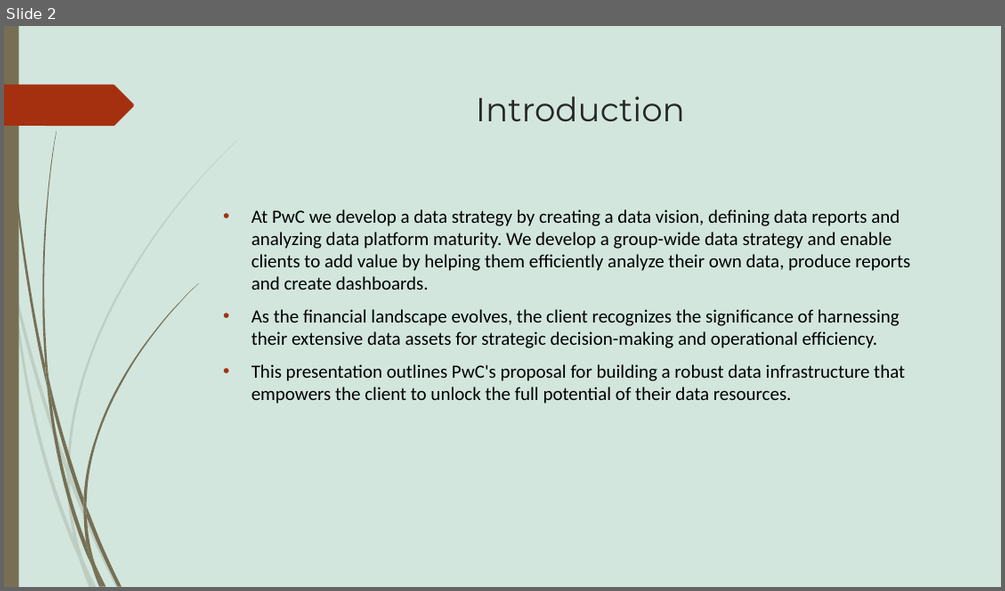
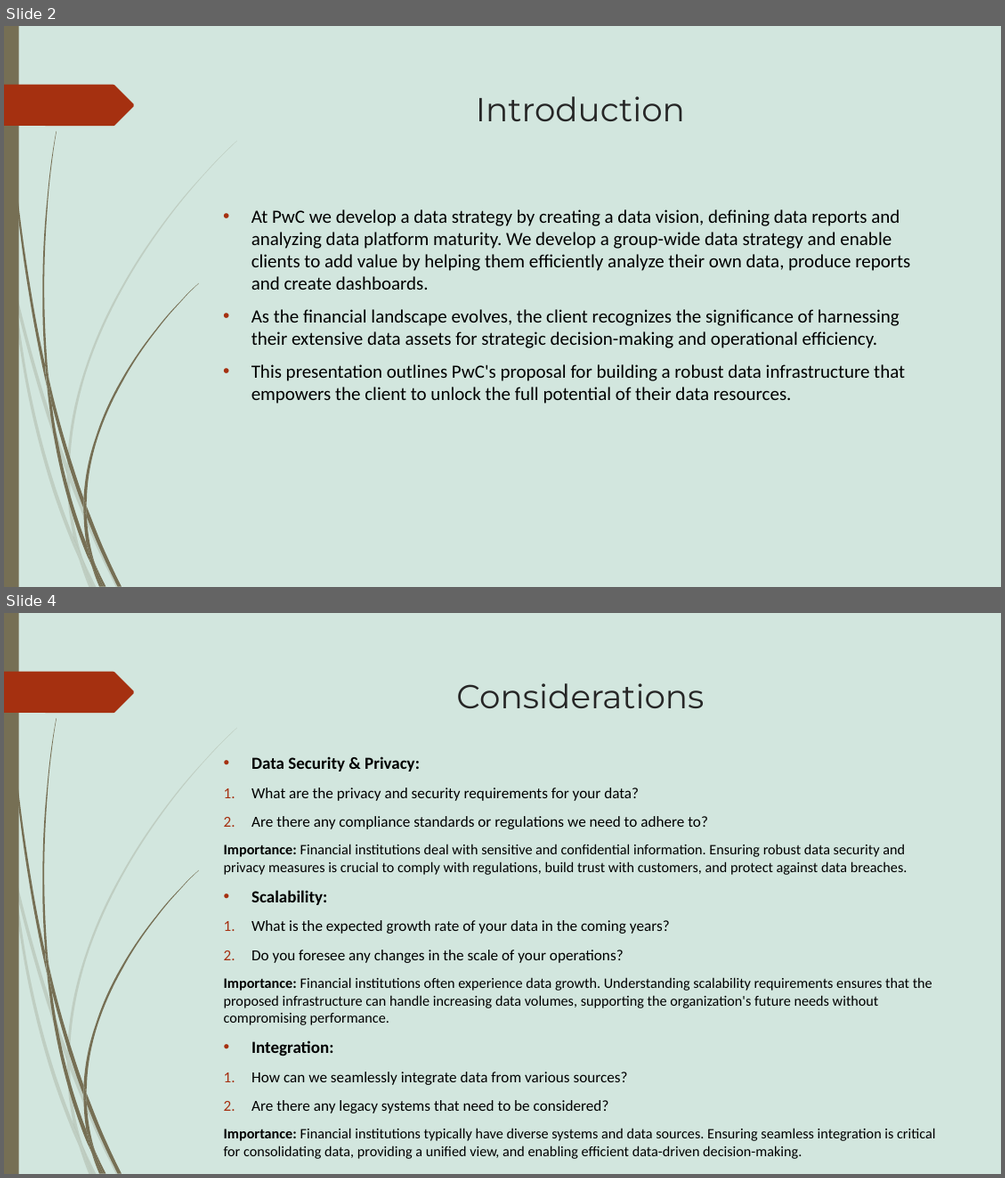
Before and after one commit to Akshay-Paunikar/Forage_Virtual_Internship_Program, a slide deck: PWC - Digital Intelligence/Task 4 - Data Analytics Strategy/Task_4_Data_Analytics_Strategy.pptx. Shown one above the other, each under a label of ours: slide 2 before the commit, slides 2 and 4 after it; the slides between them are not shown. The pictures are 1005x591 and 1005x1178 pixels, drawn with LibreOffice and Linux fonts; fonts in the diff are those of the drawing. Boxes give left, top, right and bottom in pixels: in the first picture for what was removed or moved away, otherwise in the second. Text is boxed around its words. In the diff, an @@ line names an element or a change of style, - is before the commit and + after.

```diff
--- a/PWC - Digital Intelligence/Task 4 - Data Analytics Strategy/Task_4_Data_Analytics_Strategy.pptx
+++ b/PWC - Digital Intelligence/Task 4 - Data Analytics Strategy/Task_4_Data_Analytics_Strategy.pptx
@@ slide 4 added at [4, 613, 1001, 1174], background #C3DED3 at 75% opacity; not listed: 24 template elements that a slide beside it also shows @@
@@ title added at [456, 683, 704, 708], 32 pt, text #262626 @@
+Considerations
@@ text added at [224, 756, 935, 1159], 13.9 pt, text #000000 @@
+• Data Security & Privacy:
+1. What are the privacy and security requirements for your data?
+2. Are there any compliance standards or regulations we need to adhere to?
+Importance: Financial institutions deal with sensitive and confidential information. Ensuring robust data security and privacy measures is crucial to comply with regulations, build trust with customers, and protect against data breaches.
+• Scalability:
+1. What is the expected growth rate of your data in the coming years?
+2. Do you foresee any changes in the scale of your operations?
+Importance: Financial institutions often experience data growth. Understanding scalability requirements ensures that the proposed infrastructure can handle increasing data volumes, supporting the organization's future needs without compromising performance.
+• Integration:
+1. How can we seamlessly integrate data from various sources?
+2. Are there any legacy systems that need to be considered?
+Importance: Financial institutions typically have diverse systems and data sources. Ensuring seamless integration is critical for consolidating data, providing a unified view, and enabling efficient data-driven decision-making.
```
Also in this commit, not shown: 1 slide changed, 1 other slide added.
